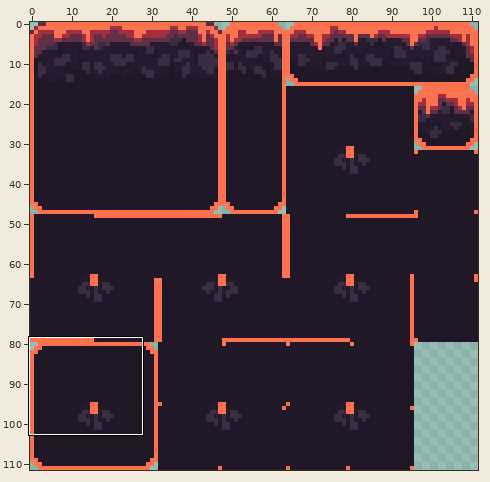
Sprite sheet: Art/Environment/lava_world_expanded.png. Above: a wide view before the commit, with the close-up outlined.
Close-up. The starting point:
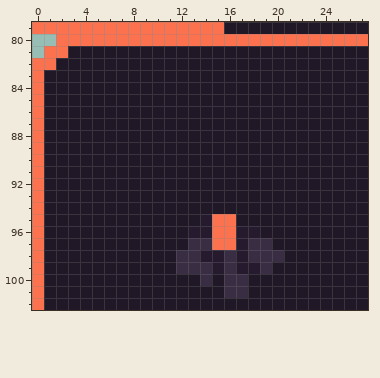
The file is 112x112 pixels. Shown: x 0..27, y 79..102. The commit also changed other parts of the picture, which this record leaves out.
And afterwards:
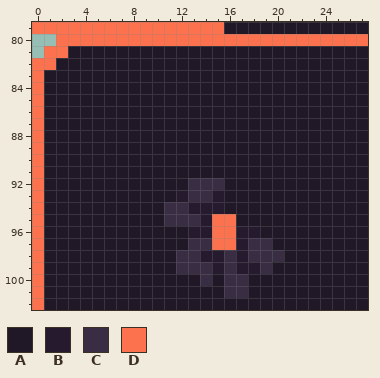
Palette (. is transparent): A #201727  B #261b2e  C #382d43  D #fd724e
Diff:
y 92: x 13..15 AAA -> CCC
y 93: x 12..15 AAAA -> BCCB
y 94: x 11..15 AAAAA -> CCBBB
y 95: x 11..13 AAA -> CCC
Pixel boxes of the changes (left, top, right, bottom) in both close-ups:
changed: (164, 178, 224, 226)
